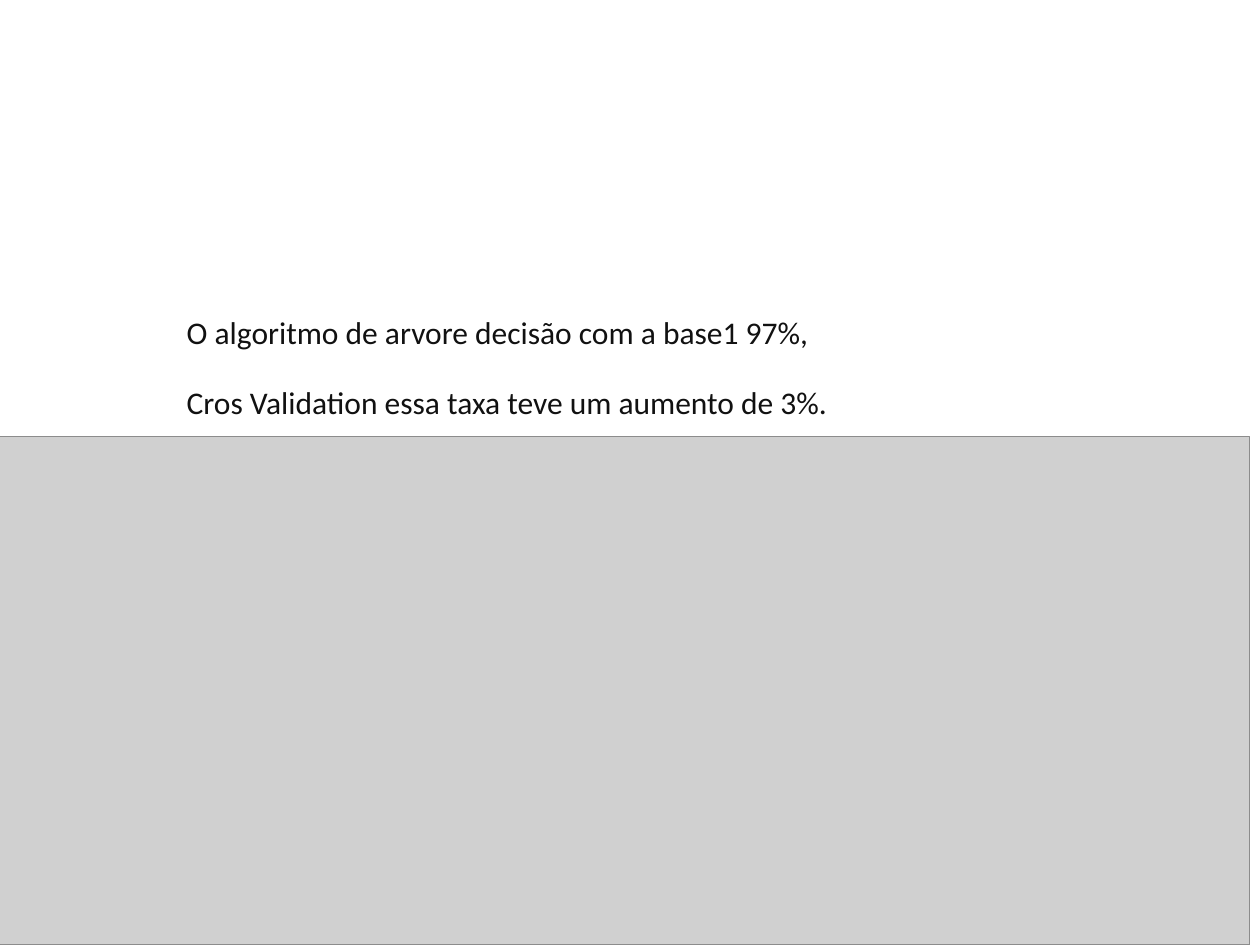
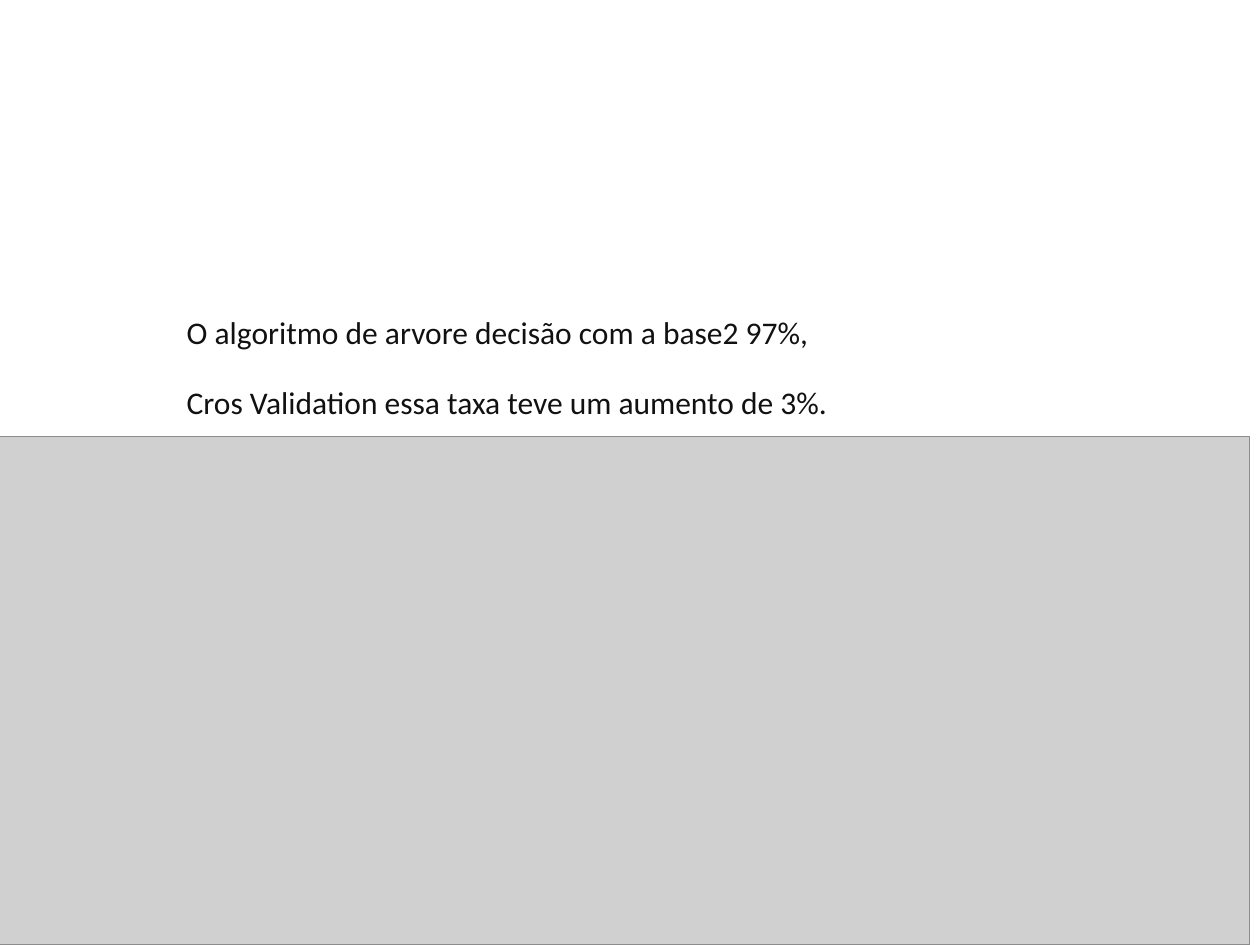
Before and after one commit to marcos901/Projeto-TCC, a slide deck: slide 23 of Parte escrita/Apresentação1.odp. Drawn at 1260x945 pixels with LibreOffice and Linux fonts; fonts in the diff are those of the drawing; grey boxes stand for pictures; background and template pictures are left out. Boxes give left, top, right and bottom in pixels: in the first picture for what was removed or moved away, otherwise in the second. Text is boxed around its words. In the diff, an @@ line names an element or a change of style, - is before the commit and + after.

```diff
--- a/Parte escrita/Apresentação1.odp
+++ b/Parte escrita/Apresentação1.odp
@@ text at [187, 322, 808, 350]: text changed @@
-● O algoritmo de arvore decisão com a base1 97%,
+● O algoritmo de arvore decisão com a base2 97%,
```
Also in this commit, not shown: 7 other slides changed, 4 other files.
